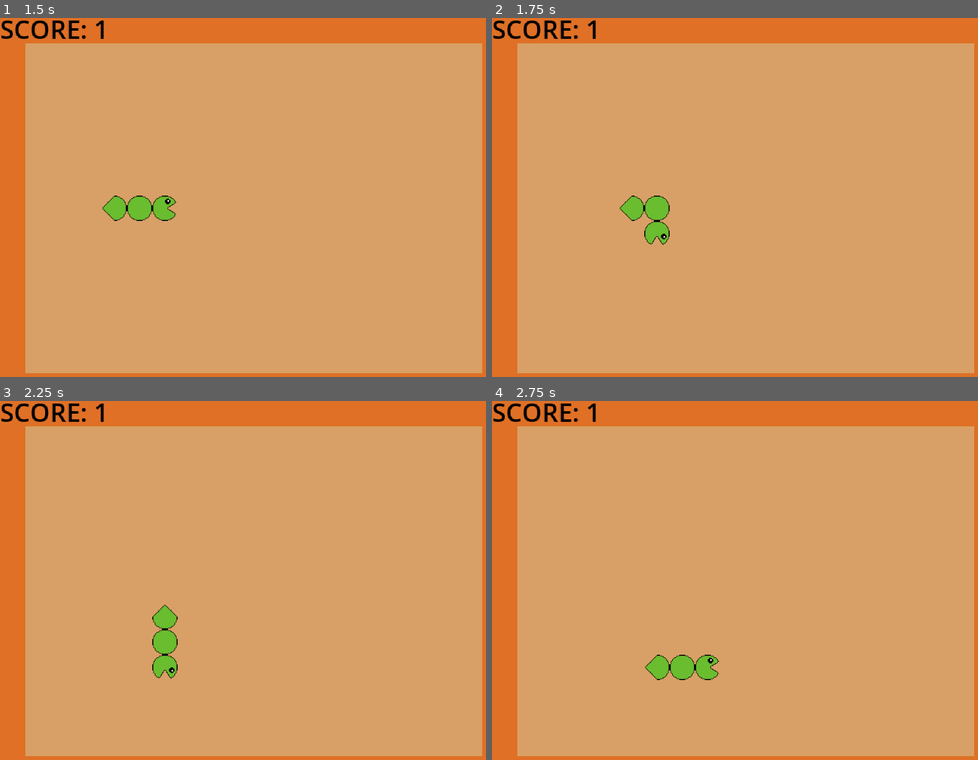
Above: before the commit, frames 1-4 (two rows, left to right).
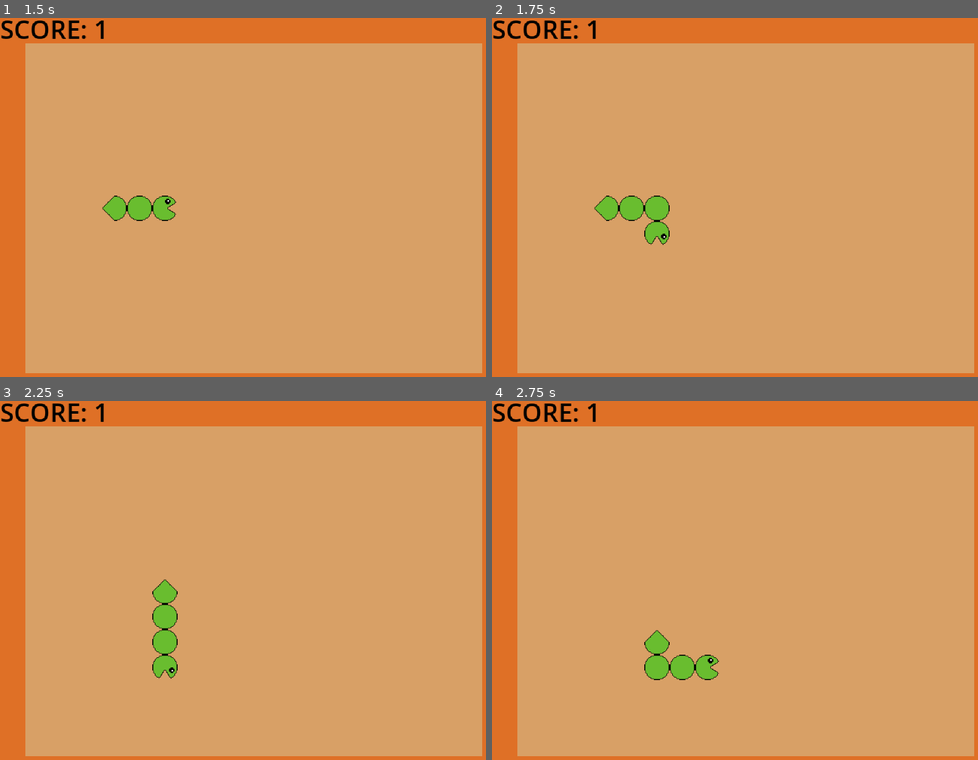
Above: after the commit, the same moments.

Repository: tkrippes/the-diabetic-pac-snake
Game: Godot game, scene res://scenes/main.tscn
The game is run twice, just before and just after one commit, with the same random seed, the same clock (stepped at 60 frames per second) and the same inputs.
Inputs:
- Up to frame 1 (1.5 s): tap Enter (enter) at 0.5, 0.6, 1.35 s; hold Right (move_right) 0.53-1.28 s; hold Down (move_down) from 1.28 s (still down)
- Up to frame 2 (1.75 s): keep holding Down (move_down)
- Up to frame 3 (2.25 s): release Down (move_down) at 2.03 s; hold Right (move_right) from 2.03 s (still down); tap Enter (enter) at 2.1 s
- Up to frame 4 (2.75 s): keep holding Right (move_right)

Frame 1 is identical in both runs. In frame 2, 0.3% of the frame differs, in the area x 21-29%, y 49-57%; in frame 3, 0.3%; in frame 4, 0.3%, in the area x 31-37%, y 63-78%.

Commit message:
feat: add new snake body when eating fruit
still some todos to solve

Diff:
--- a/scenes/world.tscn
+++ b/scenes/world.tscn
@@ -7,6 +7,7 @@
 
 [node name="World" type="Node2D"]
 script = ExtResource("1_4wyf3")
+snake_scene = ExtResource("2_4wyf3")
 
 [node name="Arena" parent="." instance=ExtResource("1_rwgxs")]
 
--- a/scripts/snake.gd
+++ b/scripts/snake.gd
@@ -28,10 +28,12 @@
 var _tail_initial_position: Vector2
 
 var _last_head_position: Vector2
-var _last_body_position: Vector2
+var _last_body_positions: Array[Vector2]
 
 var _last_direction := Direction.RIGHT
 var _current_direction := Direction.RIGHT
+
+var _add_body := false
 
 
 func _ready() -> void:
@@ -75,6 +77,10 @@
 	_reset_directions()
 
 
+func add_body() -> void:
+	_add_body = true
+
+
 func _update_head() -> void:
 	_move_head()
 	_rotate_head()
@@ -112,12 +118,25 @@
 
 
 func _move_bodies() -> void:
-	_last_body_position = bodies[-1].position
+	_last_body_positions.clear()
+	_last_body_positions.append(bodies[0].position)
 
 	bodies[0].position = _last_head_position
 
 	for i in range(1, bodies.size()):
-		bodies[i].position = bodies[i - 1].position
+		_last_body_positions.append(bodies[i].position)
+		bodies[i].position = _last_body_positions[i - 1]
+
+	if _add_body:
+		# TODO: refactor this code
+		var new_body: CharacterBody2D = bodies[-1].duplicate() as CharacterBody2D
+		var new_body_sprite: Sprite2D = body_sprites[-1].duplicate() as Sprite2D
+		new_body.position = _last_body_positions[-1]
+		bodies.append(new_body)
+		body_sprites.append(new_body_sprite)
+		add_child(new_body)
+		_last_body_positions.append(tail.position)
+		_add_body = false
 
 
 func _rotate_bodies() -> void:
@@ -135,7 +154,7 @@
 
 
 func _move_tail() -> void:
-	tail.position = _last_body_position
+	tail.position = _last_body_positions[-1]
 
 
 func _rotate_tail() -> void:
@@ -175,7 +194,7 @@
 func _die() -> void:
 	movement_timer.stop()
 	died.emit()
-	hide()
+	queue_free()
 
 
 func _reset_head() -> void:
@@ -185,6 +204,8 @@
 
 
 func _reset_bodies() -> void:
+	var _error_code := bodies.resize(1)
+	_error_code = body_sprites.resize(1)
 	bodies[0].position = _body_initial_position
 	bodies[0].rotation_degrees = 0
 	body_sprites[0].flip_v = false
--- a/scripts/world.gd
+++ b/scripts/world.gd
@@ -3,6 +3,8 @@
 
 signal snake_died
 signal fruit_eaten
+
+@export var snake_scene: PackedScene
 
 @onready var snake: Snake = $Snake
 @onready var banana: Fruit = $Banana
@@ -18,8 +20,17 @@
 
 
 func reset_snake() -> void:
+	# TODO: instantiate snake always without setting on scene directly
+	# TODO: save start position of snake
+	# TODO: do same for fruit
+	if not snake:
+		snake = snake_scene.instantiate()
+		snake.position = Vector2(80, 240)
+		snake.died.connect(_on_snake_died)
+		add_child(snake)
 	snake.reset()
 
 
 func _on_fruit_eaten() -> void:
+	snake.add_body()
 	fruit_eaten.emit()
